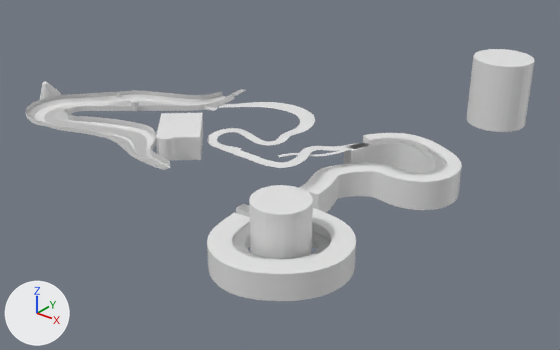
One commit to the Blender file Assets/Scenes/Scene_3/Scene_3.blend: the scene before it, then after it.
One viewpoint serves both versions: a camera (50 mm lens) standing at (1675.0, -1876.0, 893.0) and looking at (237.0, -80.0, -221.0). The axes (+X, +Y, +Z) are drawn at lower left. The lights are the same throughout. Objects named as collision shapes, trigger or cutter boxes, shadow casters or lower levels of detail are left out.

Objects in the first picture: 'Cube', 'Cylinder.002', 'Cylinder.005', 'Cylinder.015', 'RoadCurve_2.001', 'RoadCurve_3', 'RoadCurve_4', 'RoadCurve_5.001', 'Road_1', 'Vis_OffRoad_1', 'Vis_WaterSurface', 'Wall_1'.
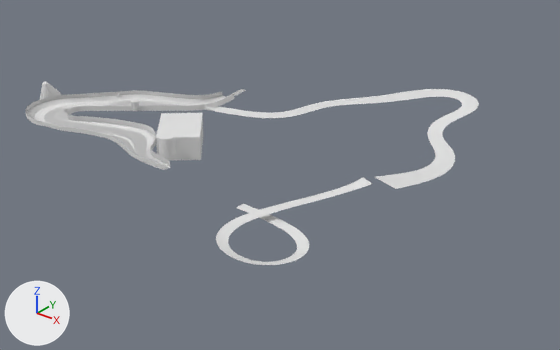
The change, as a list of edits to the scene's bpy script:
```text
Change cu_beziercurve_001:
    remove _sp.bezier_points.foreach_set('co', [454.7, -522.3, -77.77, 701.8, -525.1, -77.29, 767.1, -578.6, -72.77, 694.8, -702.1, -67.77, 611.6, -701.5, -62.77, 576.8, -618.2, -57.77, 559.8, -436.5, -56.11, 550.8, -338.0, -56.42, 535.7, -219.7, -57.77, 604.0, -144.9, -52.77, 700.5, -130.3, -47.77, 794.3, -78.95, -42.77, 692.0, 33.7, -42.77, 602.9, 38.69, -42.77, 538.3, -39.62, -42.77, 510.7, -95.15, -42.77])
    remove _sp.bezier_points.foreach_set('handle_left', [381.4, -523.4, -77.34, 628.9, -516.7, -79.7, 759.3, -549.5, -74.9, 743.3, -674.5, -70.84, 638.5, -719.6, -65.02, 581.1, -653.2, -58.76, 566.3, -507.5, -56.11, 555.0, -376.4, -56.42, 514.0, -255.8, -58.92, 570.0, -169.2, -55.0, 664.3, -121.8, -49.64, 787.4, -120.1, -44.35, 746.4, 9.577, -42.77, 630.3, 54.92, -42.77, 556.0, -4.158, -42.77, 520.9, -73.17, -42.77])
    remove _sp.bezier_points.foreach_set('handle_right', [528.0, -521.3, -78.2, 731.7, -528.5, -76.3, 781.4, -632.5, -68.82, 666.6, -718.2, -65.99, 582.4, -681.8, -60.34, 567.9, -547.6, -55.78, 556.2, -398.1, -56.11, 546.2, -296.1, -56.42, 557.3, -183.9, -56.64, 634.4, -123.4, -50.79, 741.2, -139.8, -45.67, 804.1, -20.37, -40.53, 662.9, 46.63, -42.77, 566.8, 17.28, -42.77, 527.4, -61.26, -42.77, 500.6, -117.1, -42.77])
    remove for _p, _l, _r in zip(_sp.bezier_points, ['ALIGNED', 'ALIGNED', 'ALIGNED', 'ALIGNED', 'ALIGNED', 'ALIGNED', 'ALIGNED', 'ALIGNED', 'ALIGNED', 'ALIGNED', 'ALIGNED', 'ALIGNED', 'ALIGNED', 'ALIGNED', 'ALIGNED', 'ALIGNED'], ['ALIGNED', 'ALIGNED', 'ALIGNED', 'ALIGNED', 'ALIGNED', 'ALIGNED', 'ALIGNED', 'ALIGNED', 'ALIGNED', 'ALIGNED', 'ALIGNED', 'ALIGNED', 'ALIGNED', 'ALIGNED', 'ALIGNED', 'ALIGNED']): _p.handle_left_type = _l; _p.handle_right_type = _r
    remove _sp.bezier_points.foreach_set('tilt', [0.0, 0.0, 0.0, 0.0, 0.0, 0.0, 0.0, 0.0, 0.0, 0.0, 0.0, -0.0515, -0.0515, -0.0412, 0.0, 0.0])
    _sp: cu_beziercurve_001.splines.new('BEZIER'); _sp.bezier_points.add(15) -> cu_beziercurve_001.splines.new('POLY'); _sp.points.add(2)
    add _sp.points.foreach_set('co', [-7.5, 0.0, 0.0, 1.0, 0.0, 0.0, 0.0, 1.0, 7.5, 0.0, 0.0, 1.0])
    add _sp.points.foreach_set('radius', [0.8, 0.8, 0.8])
    _sp.order_u: 0 -> 2
    where _sp = cu_beziercurve_001.splines.new('BEZIER'); _sp.bezier_points.add(15)
    remove _sp.use_smooth = False
    remove cu_beziercurve_001.materials.append(mat_gray)  # white #e7e7e7
    add _sp.resolution_u = 1
    add _sp.use_endpoint_u = True
    remove cu_beziercurve_001.bevel_mode = 'OBJECT'
    add cu_beziercurve_001.resolution_u = 1
    remove cu_beziercurve_001.twist_mode = 'Z_UP'
    remove cu_beziercurve_001.bevel_object = ob_roadbackbone_2
Change cu_nurbspath_002:
    where _sp = cu_nurbspath_002.splines.new('POLY'); _sp.points.add(4)
    remove _sp.points.foreach_set('co', [0.0, 0.0, 0.0, 1.0, 7.5, -0.15, 0.0, 1.0, 15.0, -0.2, 0.0, 1.0, 22.5, -0.15, 0.0, 1.0, 30.0, 0.0, 0.0, 1.0])
    add _sp.points.foreach_set('co', [-22.5, 0.0, 0.0, 1.0, -11.25, 0.0, 0.0, 1.0, 0.0, 0.0, 0.0, 1.0, 11.25, 0.0, 0.0, 1.0, 22.5, 0.0, 0.0, 1.0])
Add cu_nurbspath_010:
    cu_nurbspath_010 = bpy.data.curves.new('NurbsPath.010', 'CURVE')
    cu_nurbspath_010.dimensions = '3D'
    _sp = cu_nurbspath_010.splines.new('NURBS'); _sp.points.add(17)
    _sp.points.foreach_set('co', [-2.773, -9.329, -0.28, 1.0, 17.59, 54.77, -9.873, 1.0, 36.9, 112.6, -15.78, 1.0, 55.42, 172.2, -17.69, 1.0, 46.83, 251.8, -20.31, 1.0, 16.86, 325.9, -16.45, 1.0, -86.32, 387.9, -9.236, 1.0, -95.56, 495.5, 11.63, 1.0, -20.56, 615.7, 27.58, 1.0, -125.5, 705.7, 32.85, 1.0, -229.1, 640.5, 34.9, 1.0, -278.1, 479.5, 41.38, 1.0, -359.2, 385.7, 41.38, 1.0, -454.0, 282.5, 41.38, 1.0, -437.3, 124.4, 41.38, 1.0, -546.7, 71.78, 41.38, 1.0, -604.2, 48.18, 45.38, 1.0, -661.6, 24.57, 49.38, 1.0])
    _sp.points.foreach_set('radius', [2.0, 1.941, 1.759, 1.576, 1.394, 1.212, 1.029, 0.971, 1.212, 1.32, 1.429, 1.353, 1.0, 1.0, 1.0, 1.0, 1.0, 1.0])
    _sp.points.foreach_set('tilt', [0.0, -0.0214, -0.0427, -0.0641, -0.0854, -0.0985, 0.0692, 0.0692, -0.105, -0.105, -0.0918, -0.0787, -0.0656, -0.0525, -0.0393, -0.0262, -0.0131, 0.0])
    _sp.order_u = 5
    _sp.order_v = 0
    _sp.resolution_u = 6
    _sp.use_endpoint_u = True
    cu_nurbspath_010.materials.append(mat_gray)  # white #e7e7e7
    cu_nurbspath_010.use_path = True
    cu_nurbspath_010.bevel_mode = 'OBJECT'
    cu_nurbspath_010.resolution_u = 6
    cu_nurbspath_010.fill_mode = 'FULL'
    cu_nurbspath_010.twist_mode = 'Z_UP'
    cu_nurbspath_010.bevel_object = ob_roadbackbone_4
Add cu_nurbspath_008:
    cu_nurbspath_008 = bpy.data.curves.new('NurbsPath.008', 'CURVE')
    cu_nurbspath_008.dimensions = '3D'
    _sp = cu_nurbspath_008.splines.new('NURBS'); _sp.points.add(11)
    _sp.points.foreach_set('co', [0.0, 0.0, 0.0, 1.0, 39.09, -0.782, 0.121, 1.0, 117.9, -3.801, 0.121, 1.0, 229.1, -15.87, 2.359, 1.0, 301.1, -97.79, 4.077, 1.0, 256.8, -219.0, 10.42, 1.0, 108.5, -226.0, 16.86, 1.0, 59.06, -112.9, 22.84, 1.0, 115.1, 29.51, 21.01, 1.0, 160.8, 142.6, 21.05, 1.0, 196.1, 229.0, 21.18, 1.0, 218.9, 281.0, 33.26, 1.0])
    _sp.points.foreach_set('radius', [1.0, 1.0, 1.0, 1.0, 1.0, 1.0, 1.0, 1.0, 1.0, 1.0, 1.0, 1.527])
    _sp.points.foreach_set('tilt', [0.0, 0.0, 0.0, 0.109, 0.217, 0.326, 0.326, 0.163, 0.0, 0.0, 0.0, 0.0])
    _sp.order_u = 5
    _sp.order_v = 0
    _sp.use_endpoint_u = True
    cu_nurbspath_008.materials.append(mat_gray)  # white #e7e7e7
    cu_nurbspath_008.use_path = True
    cu_nurbspath_008.bevel_mode = 'OBJECT'
    cu_nurbspath_008.fill_mode = 'FULL'
    cu_nurbspath_008.twist_mode = 'Z_UP'
    cu_nurbspath_008.bevel_object = ob_roadbackbone_2
Remove ob_cylinder_015:
    ob_cylinder_015 = bpy.data.objects.new('Cylinder.015', me_cylinder_017)
Remove ob_roadcurve_3:
    ob_roadcurve_3 = bpy.data.objects.new('RoadCurve_3', cu_beziercurve_002)
Remove ob_roadcurve_4:
    ob_roadcurve_4 = bpy.data.objects.new('RoadCurve_4', cu_beziercurve_003)
Remove ob_roadcurve_2_001:
    ob_roadcurve_2_001 = bpy.data.objects.new('RoadCurve_2.001', me_beziercurve_004)
Remove ob_roadcurve_5_001:
    ob_roadcurve_5_001 = bpy.data.objects.new('RoadCurve_5.001', me_beziercurve_008)
Remove ob_cylinder_005:
    ob_cylinder_005 = bpy.data.objects.new('Cylinder.005', me_cylinder_003)
Add ob_nurbspath:
    ob_nurbspath = bpy.data.objects.new('NurbsPath', cu_nurbspath_010)
    ob_nurbspath.location = (702.0, -185.0, -61.0)
Add ob_nurbspath_003:
    ob_nurbspath_003 = bpy.data.objects.new('NurbsPath.003', cu_nurbspath_008)
    ob_nurbspath_003.location = (455.0, -522.0, -78.0)
```

Boxes [x1, y1, x2, y2] around the edits, measured in the pictures (560 x 350 px):
'RoadCurve_2.001', deleted
    before: [207, 133, 462, 301]
'Cylinder.015', deleted
    before: [467, 49, 534, 132]
'Cylinder.005', deleted
    before: [249, 185, 313, 259]
'NurbsPath', added
    after: [215, 89, 479, 189]
'NurbsPath.003', added
    after: [216, 177, 372, 265]
'RoadCurve_5.001', deleted
    before: [207, 102, 315, 154]
'RoadCurve_3', deleted
    before: [234, 145, 348, 168]
'RoadCurve_4', deleted
    before: [278, 148, 351, 157]
'RoadCurve_2', no longer drawn
    before: [265, 143, 447, 259]
